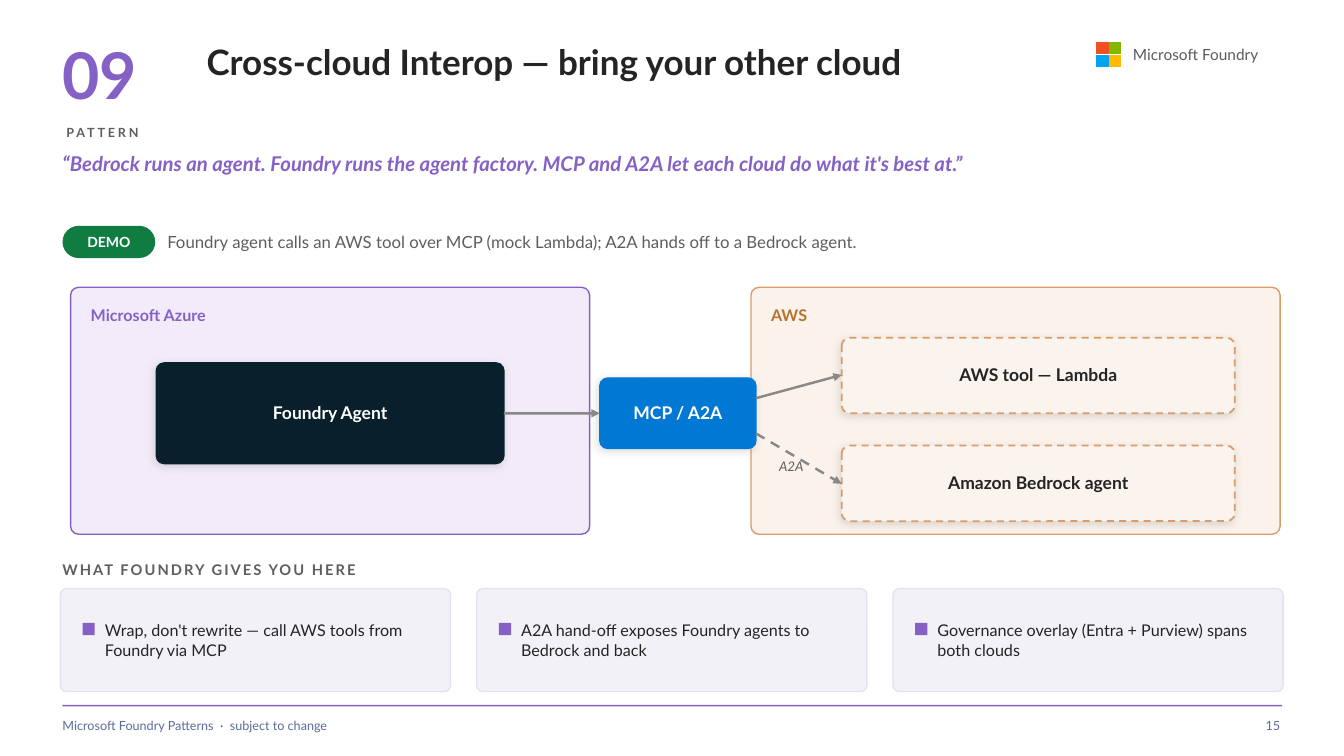
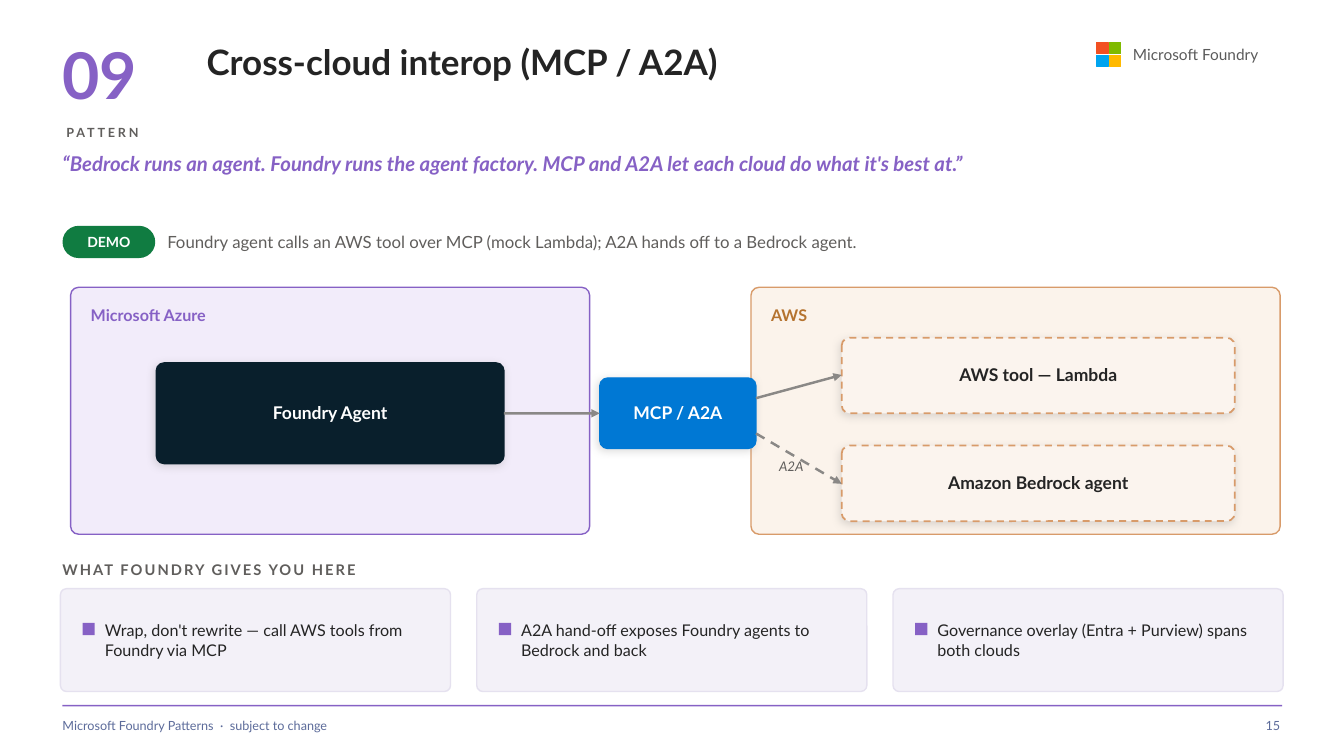
Before and after one commit to SridharArrabelly/foundry-pattern-library, a slide deck: slide 15 of foundry-patterns.pptx. Drawn at 1344x756 pixels with LibreOffice and Linux fonts; fonts in the diff are those of the drawing. Boxes give left, top, right and bottom in pixels: in the first picture for what was removed or moved away, otherwise in the second. Text is boxed around its words. In the diff, an @@ line names an element or a change of style, - is before the commit and + after.

```diff
--- a/foundry-patterns.pptx
+++ b/foundry-patterns.pptx
@@ text at (x1=207, y1=47, x2=717, y2=81): text changed @@
-Cross-cloud Interop — bring your other cloud
+Cross-cloud interop (MCP / A2A)
```
Also in this commit, not shown: 12 other slides changed, 1 slide removed, 18 other files.
